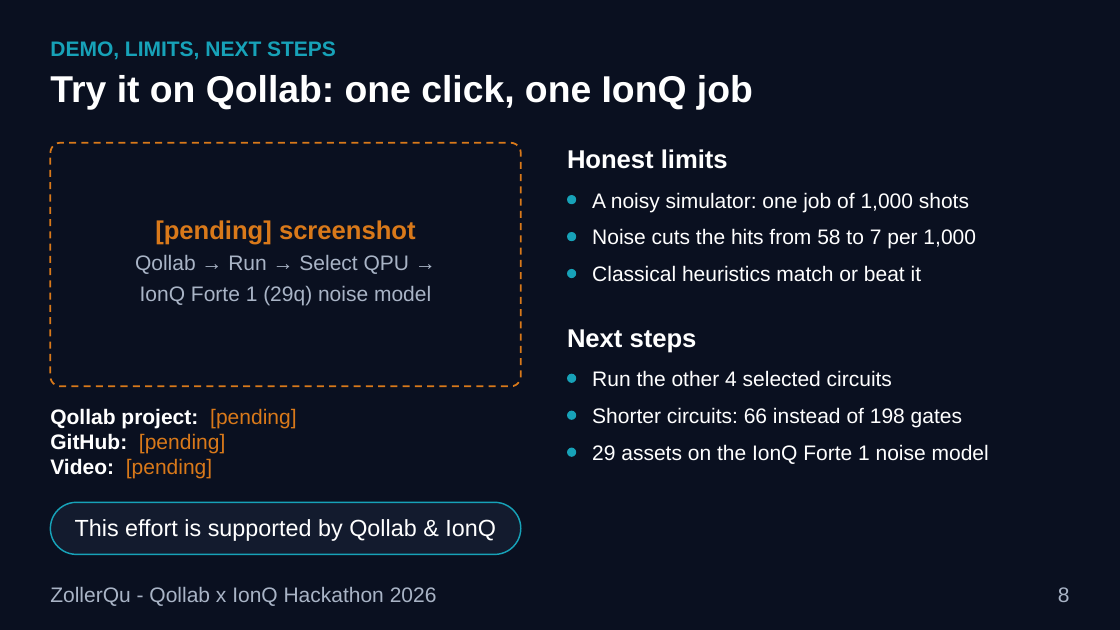
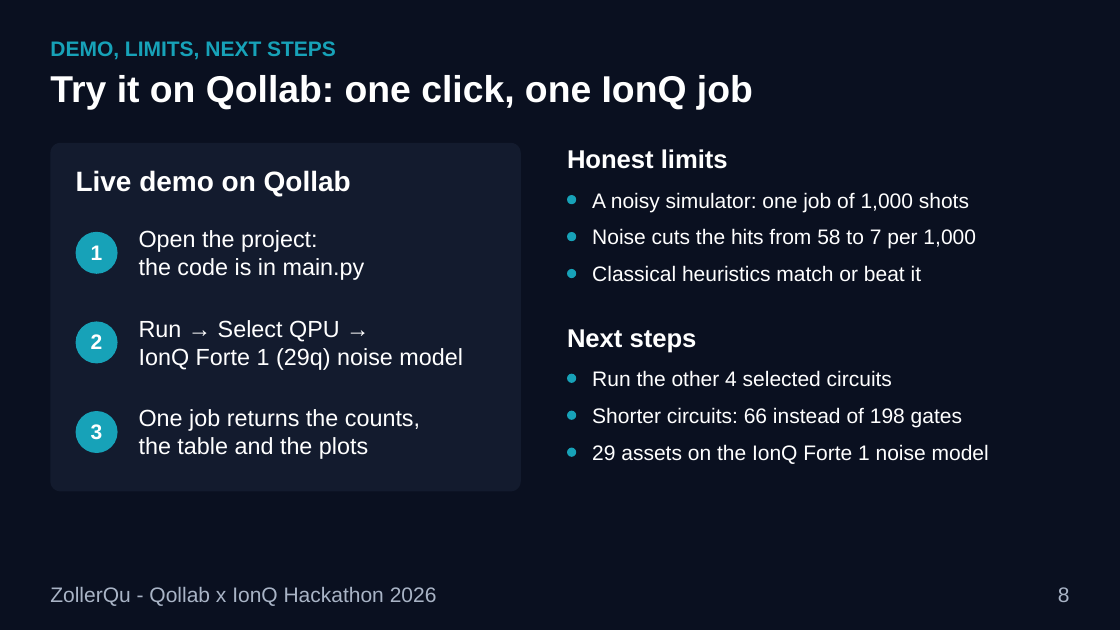
Before and after one commit to Oussema-t/zollerqu-qollab, a slide deck: slide 8 of slides/stocks_ZollerQu.pptx. Drawn at 1120x630 pixels with LibreOffice and Linux fonts; fonts in the diff are those of the drawing. Boxes give left, top, right and bottom in pixels: in the first picture for what was removed or moved away, otherwise in the second. Text is boxed around its words. In the diff, an @@ line names an element or a change of style, - is before the commit and + after.

```diff
--- a/slides/stocks_ZollerQu.pptx
+++ b/slides/stocks_ZollerQu.pptx
@@ rounded rectangle resized from (x1=50, y1=143, x2=521, y2=386) to (x1=50, y1=143, x2=521, y2=492) @@
@@ rounded rectangle at (x1=50, y1=143, x2=521, y2=492): fill none to #131B2E; outline #D9791A 1.5 pt dashed to none; proportions changed @@
@@ text added at (x1=76, y1=170, x2=351, y2=196), 24 pt, text #FFFFFF, bold @@
+Live demo on Qollab
@@ ellipse added at (x1=76, y1=232, x2=118, y2=274), fill #17A2B8 @@
@@ text added at (x1=139, y1=230, x2=365, y2=280), 20 pt, text #FFFFFF @@
+Open the project:
+the code is in main.py
@@ text added at (x1=91, y1=245, x2=103, y2=260), 18 pt, text #FFFFFF, bold @@
+1
@@ ellipse added at (x1=76, y1=322, x2=118, y2=364), fill #17A2B8 @@
@@ text at (x1=139, y1=320, x2=340, y2=342): text changed; size 18 to 20 pt; text colour #A9B4C6 to #FFFFFF @@
-[pending] screenshot
-Qollab → Run → Select QPU →
+Run → Select QPU →
@@ text "Run → Select QPU →" moved from (x1=135, y1=220, x2=431, y2=305) to (x1=139, y1=320, x2=463, y2=370) @@
@@ text added at (x1=91, y1=334, x2=103, y2=349), 18 pt, text #FFFFFF, bold @@
+2
@@ text at (x1=139, y1=348, x2=463, y2=370): size 18 to 20 pt, text colour #A9B4C6 to #FFFFFF in "IonQ Forte 1 (29q) noise model"; alignment centre to left; line spacing 21.6pt to 24pt; less space between paragraphs @@
@@ text removed at (x1=50, y1=408, x2=296, y2=479) @@
-Qollab project: [pending]
-GitHub: [pending]
-Video: [pending]
@@ ellipse added at (x1=76, y1=411, x2=118, y2=453), fill #17A2B8 @@
@@ text added at (x1=139, y1=409, x2=420, y2=459), 20 pt, text #FFFFFF @@
+One job returns the counts,
+the table and the plots
@@ text added at (x1=91, y1=424, x2=103, y2=440), 18 pt, text #FFFFFF, bold @@
+3
@@ rounded rectangle removed at (x1=50, y1=502, x2=521, y2=555) @@
@@ text removed at (x1=75, y1=519, x2=496, y2=541) @@
-This effort is supported by Qollab & IonQ
```
Also in this commit, not shown: 1 slide added, 1 slide removed, 4 other files.
